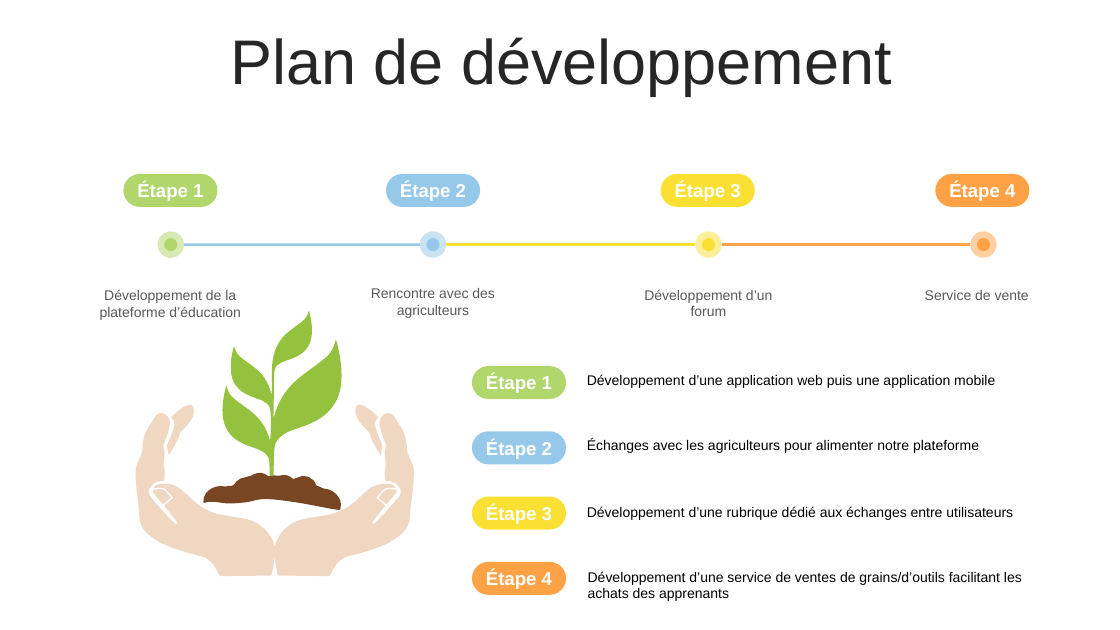
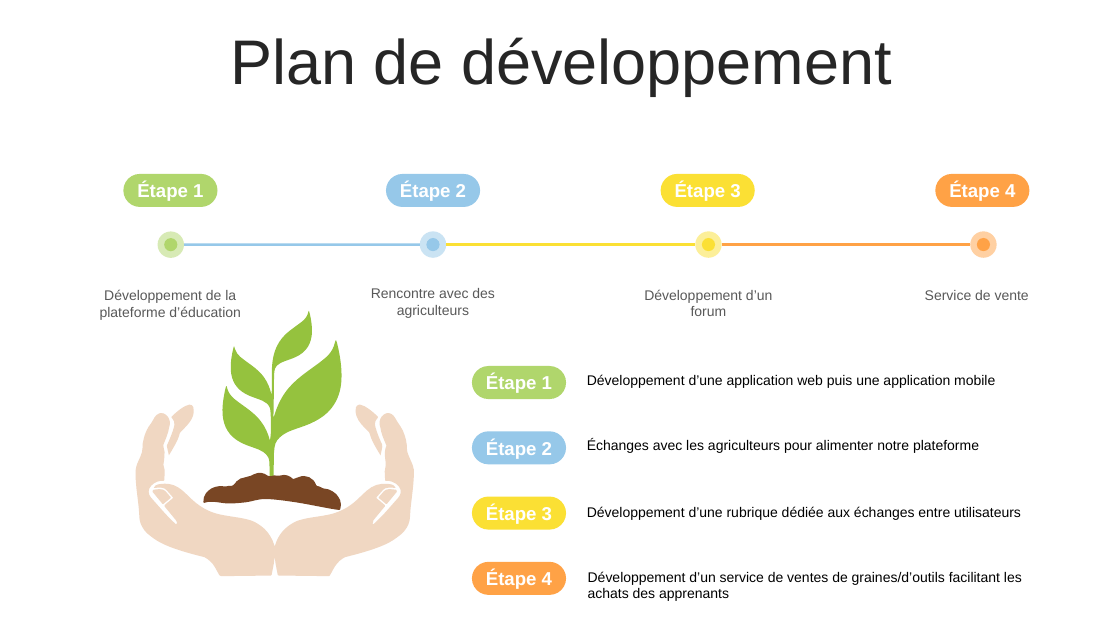
Before and after one commit to Asrielbot/Team-16, a slide deck: slide 6 of présentation workshop.pptx. Drawn at 1120x630 pixels with LibreOffice and Linux fonts; fonts in the diff are those of the drawing. Boxes give left, top, right and bottom in pixels: in the first picture for what was removed or moved away, otherwise in the second. Text is boxed around its words. In the diff, an @@ line names an element or a change of style, - is before the commit and + after.

Commit message:
PPTX v2

```diff
--- a/présentation workshop.pptx
+++ b/présentation workshop.pptx
@@ text at (x1=587, y1=506, x2=1021, y2=520): text changed @@
-Développement d’une rubrique dédié aux échanges entre utilisateurs
+Développement d’une rubrique dédiée aux échanges entre utilisateurs
@@ text at (x1=588, y1=571, x2=1022, y2=601): text changed @@
-Développement d’une service de ventes de grains/d’outils facilitant les achats des apprenants
+Développement d’un service de ventes de graines/d’outils facilitant les achats des apprenants
```
Also in this commit, not shown: 4 other slides changed.
